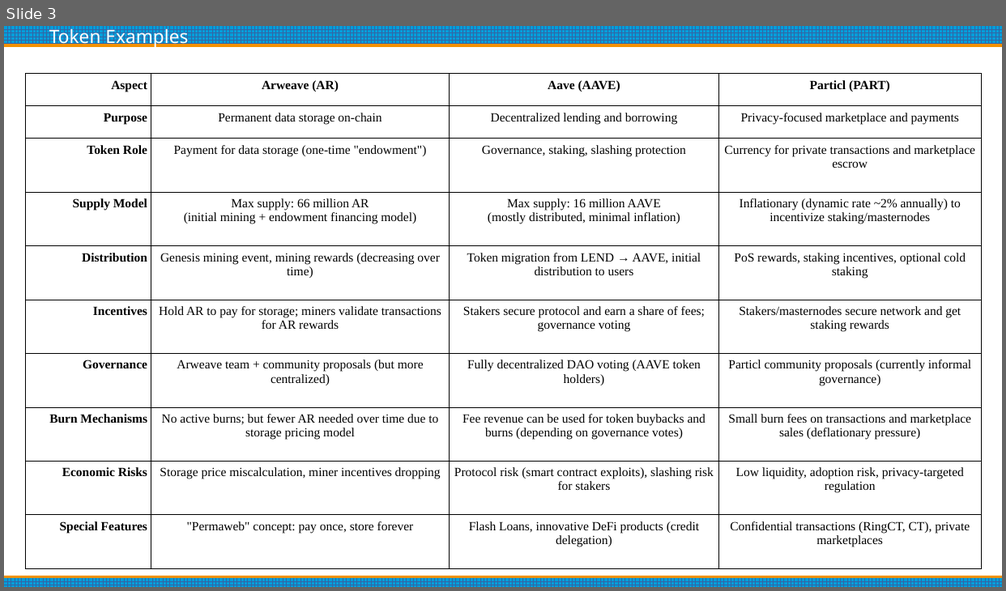
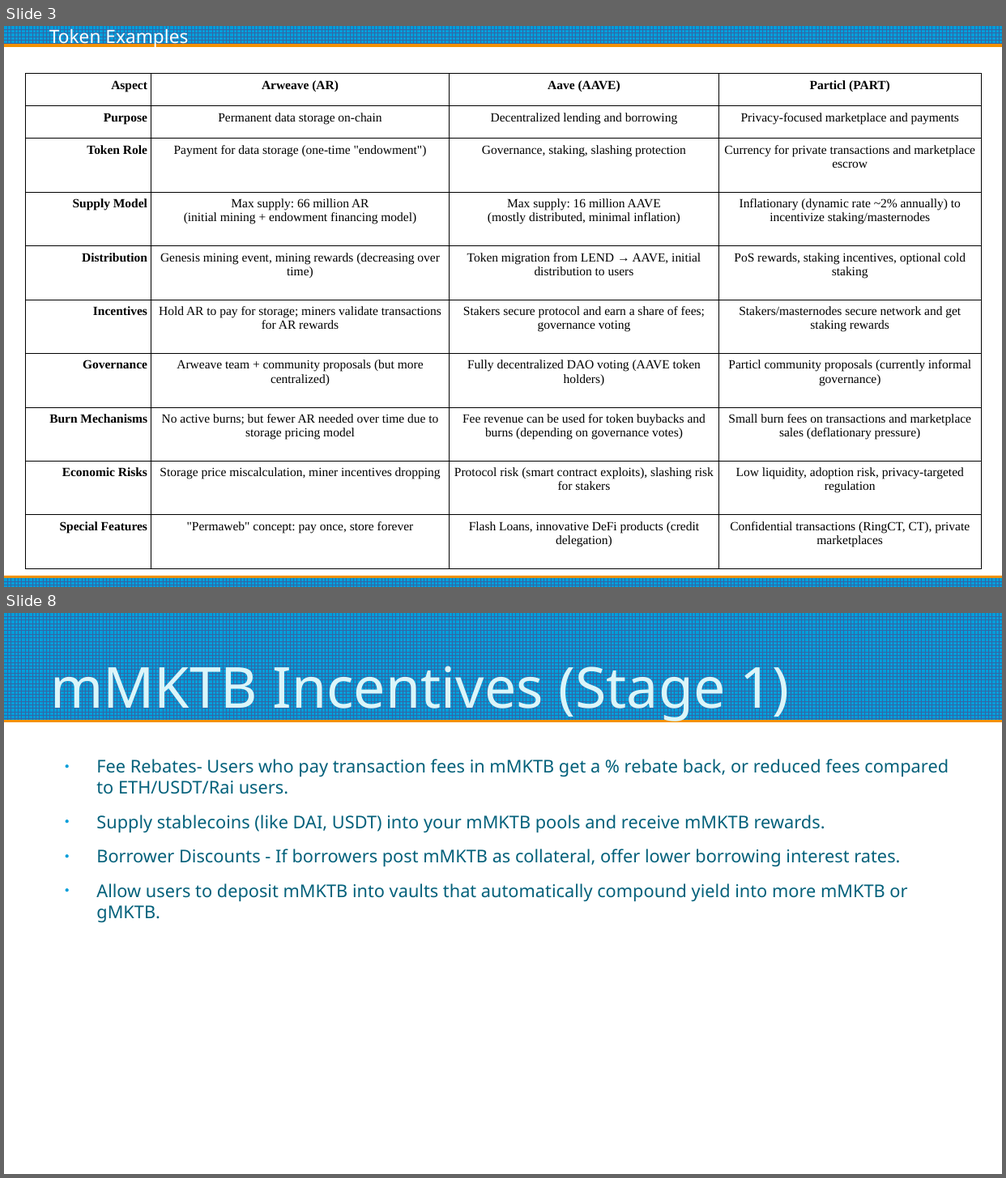
Before and after one commit to alaktrak/coinnect, a slide deck: presentation/Mrktblcks-Token-Presentation.odp. Shown one above the other, each under a label of ours: slide 3 before the commit, slides 3 and 8 after it; the slides between them are not shown. The pictures are 1006x591 and 1006x1178 pixels, drawn with LibreOffice and Linux fonts; fonts in the diff are those of the drawing. Boxes give left, top, right and bottom in pixels: in the first picture for what was removed or moved away, otherwise in the second. Text is boxed around its words. In the diff, an @@ line names an element or a change of style, - is before the commit and + after.

```diff
--- a/presentation/Mrktblcks-Token-Presentation.odp
+++ b/presentation/Mrktblcks-Token-Presentation.odp
@@ slide 8 added at <box>4,613,1002,1174</box>, background #FFFFFF @@
@@ rectangle added at <box>4,613,1002,720</box>, fill pattern #3465A4 on #009EDA @@
@@ title added at <box>50,655,790,722</box>, 45 pt, text #DBF5F9 @@
+mMKTB Incentives (Stage 1)
@@ text added at <box>96,759,948,923</box>, 14 pt, text #04617B @@
+● Fee Rebates- Users who pay transaction fees in mMKTB get a % rebate back, or reduced fees compared to ETH/USDT/Rai users.
+● Supply stablecoins (like DAI, USDT) into your mMKTB pools and receive mMKTB rewards.
+● Borrower Discounts - If borrowers post mMKTB as collateral, offer lower borrowing interest rates.
+● Allow users to deposit mMKTB into vaults that automatically compound yield into more mMKTB or gMKTB.
```
Also in this commit, not shown: 3 slides changed, 3 other slides added, 6 other files.
